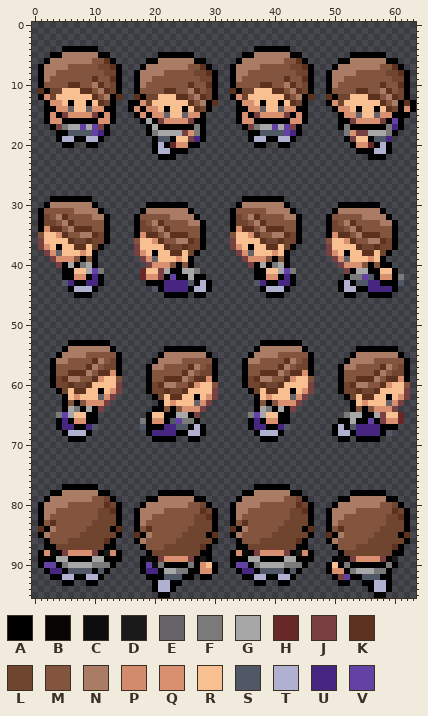
Two states of a sprite sheet, Graphics/Characters/boy_run.png. The picture above was drawn from the file before the commit.
The file is 128x192 pixels, drawn in blocks of 2x2; one block is one cell here. Pixels under 10% opacity are left out. Colours within 5 levels of each other are drawn and written as one.
Palette (. is transparent): A #000000  B #080404  C #0d0d0d  D #1a1a1a  E #686368  F #7a7a7a  G #a7a7a7  H #682828  J #784040  K #5c321e  L #6f4530  M #83553f  N #ab7c65  P #d28c6d  Q #d89070  R #f8c090  S #505868  T #b0b0d0  U #462681  V #6441a4
Pixels before (only the part around the change), first column x 0:
 0 ................................................................
 1 ................................................................
 2 ................................................................
 3 ................................................................
 4 .....AAAAAA..........................AAAAAA.....................
 5 ...AANNNNNNAA........AAAAAA........AANNNNNNAA........AAAAAA.....
 6 ..ANNNNNNNMMKA.....AANNNNNNAA.....ANNNNNNNMMKA.....AANNNNNNAA...
 7 .ANNNNMMMMMLLKA...ANNNNNNNMMKA...ANNNNMMMMMLLKA...ANNNNNNNMMKA..
 8 .ANNMMMMMMMMLLA..ANNNNMMMMMLLKA..ANNMMMMMMMMLLA..ANNNNMMMMMLLKA.
 9 .ANMMMMMMMKMMKA..ANNMMMMMMMMLLA..ANMMMMMMMKMMKA..ANNMMMMMMMMLLA.
10 .AMMMMKKMMNKMLA..ANMMMMMMMKMMKA..AMMMMKKMMNKMLA..ANMMMMMMMKMMKA.
11 .KALLRRRKKMNKLA..AMMMMKKMMNKMLA..KALLRRRKKMNKLA..AMMMMKKMMNKMLA.
12 .AQLRRRRRRKMNAK..KALLRRRKKMNKLA..AQLRRRRRRKMNAK..KALLRRRKKMNKLA.
13 ..AQQRARRARKLA..AAQLRRRRRRKMNAK...AQQRARRARKLA...AQLRRRRRRKMNAKA
14 ..AAQQERREQQAA..AQAQQRARRARKLA....AAQQERREQQAA....AQQRARRARKLAQA
15 ..AQAJQQQQJAQA...AQAQQERREQQA.....AQAJQQQQJAQA.....AQQERREQQAAA.
16 ..AQQAAAAAAQQA....AGAJQQQQJAA.....AQQAAAAAAQQA.....AAJQQQQJAVA..
17 ...AJFGGVGVJA......AGAAAAAAFA......AJFGGVGVJA......AFAAAAAAFUA..
18 ....AASSSSVUA......AFGGGGJQFA.......AASSSSVUA.......FQJJGGGFA...
19 ....ATTAATTA........ASSARRJUA.......ATTAATTA........AJRRASSU....
20 .....AA..AA.........ATAHQQAA.........AA..AA..........AQQHATA....
21 ....................ATTAAA............................AAATTA....
22 .....................AAA................................AAA.....
23 ................................................................
24 ................................................................
25 ................................................................
26 ................................................................
27 ................................................................
28 ................................................................
29 ...AAAAAAA.........................AAAAAAA......................
30 ..ANNNNNNNA........AAAAAAA........ANNNNNNNA........AAAAAAA......
31 .AMMMMMNNNNA......ANNNNNNNA......AMMMMMNNNNA......ANNNNNNNA.....
32 .ALMNKMMMMNNA....AMMMMMNNNNA.....ALMNKMMMMNNA....AMMMMMNNNNA....
33 .ALLMNKMMMMMA....ALMNKMMMMNNA....ALLMNKMMMMMA....ALMNKMMMMNNA...
34 .AQKKMNKKKMMA....ALLMNKMMMMMA....AQKKMNKKKMMA....ALLMNKMMMMMA...
35 .MRRQKMMNNKLA....AQKKMNKKKMMA....MRRQKMMNNKLA....AQKKMNKKKMMA...
36 .JRRRRKLLKLLA....MRRQKMMNNKLA....JRRRRKLLKLLA....MRRQKMMNNKLA...
37 .JQRARRKKRLA.....JRRRRKLLKLLA....JQRARRKKRLA.....JRRRRKLLKLLA...
38 ..JQERRRQRA......JQRARRKKRLA......JQERRRQRA......JQRARRKKRLA....
39 ...JQQQMAMA.......JQERRRQRA........JQQQMAMA.......JQERRRQRA.....
40 ....JAGAFGA........JQQQMAMA.........JAGAFGA........JQQQMAMAA....
41 .....AARRGVF......HRRJGAAGGF.........AARRGVF........JAGGAARRA...
42 .....AAQQAUA......HQQJAVAAGAA........AAQQAUA........AFFVSAQQAF..
43 .....SUAAUUA.......AAAUUUUSATA.......SUAAUUA.......ATASSUUAAAS..
44 ......ATTTA.........SAUUUUATTA........ATTTA........ATTAAUUUUA...
45 .......AAA............AAAA.AA..........AAA..........AA..AAAA....
46 ................................................................
47 ................................................................
48 ................................................................
49 ................................................................
50 ................................................................
51 ................................................................
52 ................................................................
53 ......AAAAAAA.........................AAAAAAA...................
54 .....ANNNNNNNA........AAAAAAA........ANNNNNNNA........AAAAAAA...
55 ....ANNNNMMMMMA......ANNNNNNNA......ANNNNMMMMMA......ANNNNNNNA..
56 ...ANNMMMMKNMLA.....ANNNNMMMMMA....ANNMMMMKNMLA.....ANNNNMMMMMA.
57 ...AMMMMMKNMLLA....ANNMMMMKNMLA....AMMMMMKNMLLA....ANNMMMMKNMLA.
58 ...AMMKKKNMKKQA....AMMMMMKNMLLA....AMMKKKNMKKQA....AMMMMMKNMLLA.
59 ...ALKNNMMKQRRM....AMMKKKNMKKQA....ALKNNMMKQRRM....AMMKKKNMKKQA.
60 ...ALLKLLKRRRRJ....ALKNNMMKQRRM....ALLKLLKRRRRJ....ALKNNMMKQRRM.
61 ....ALRKKRRARQJ....ALLKLLKRRRRJ.....ALRKKRRARQJ....ALLKLLKRRRRJ.
62 .....ARQRRREQJ......ALRKKRRARQJ......ARQRRREQJ......ALRKKRRARQJ.
63 .....AMAMQQQJ........ARQRRREQJ.......AMAMQQQJ........ARQRRREQJ..
64 .....AGFAGAJ........AAMAMQQQJ........AGFAGAJ.........AMAMQQQJ...
65 ....FVGRRAA........ARRAAGGAJ........FVGRRAA.........FGGAAGJRRH..
66 ....AUAQQAA.......FAQQASVFFA........AUAQQAA........AAGAAVAJQQH..
67 ....AUUAAUS.......SAAAUUSSATA.......AUUAAUS.......ATASUUUUAAA...
68 .....ATTTA.........AUUUUAATTA........ATTTA........ATTAUUUUAS....
69 ......AAA...........AAAA..AA..........AAA..........AA.AAAA......
70 ................................................................
71 ................................................................
72 ................................................................
73 ................................................................
74 ................................................................
75 ................................................................
76 ................................................................
77 .....AAAAAA..........................AAAAAA.....................
78 ...AANNNNNNAA........AAAAAA........AANNNNNNAA........AAAAAA.....
79 ..ANNNNNNNMMLA.....AANNNNNNAA.....ANNNNNNNMMLA.....AANNNNNNAA...
80 .ANNNNMMMMMMKLA...ANNNNNNNMMLA...ANNNNMMMMMMKLA...ANNNNNNNMMLA..
81 .ANNMMMMMMMLLKA..ANNNNMMMMMMKLA..ANNMMMMMMMLLKA..ANNNNMMMMMMKLA.
82 .ANMMMMMMMMLLLA..ANNMMMMMMMLLKA..ANMMMMMMMMLLLA..ANNMMMMMMMLLKA.
83 .AMKMMMMMMLLLLA..ANMMMMMMMMLLLA..AMKMMMMMMLLLLA..ANMMMMMMMMLLLA.
84 .KANMMMMMLLLLAK..AMKMMMMMMLLLLA..KANMMMMMLLLLAK..AMKMMMMMMLLLLA.
85 .ANMMMMMLLLLLLA..KANMMMMMLLLLAK..ANMMMMMLLLLLLA..KANMMMMMLLLLAK.
86 ..AMMMLLLLLLKA...ANMMMMMLLLLLLA...AMMMLLLLLLKA...ANMMMMMLLLLLLA.
87 ..AALLLLLLLLAA....AMMMLLLLLLKA....AALLLLLLLLAA....AMMMLLLLLLKA..
88 .AQCBJQQQQJADPA....ALLLLLLLLAA...AQCBJQQQQJADPA....ALLLLLLLLAA..
89 .AAAGGAAAAGGAAA...ACBJQQQQJADA...AAAGGAAAAGGAAA...ACBJQQQQJAD...
90 .AVVAFGGGGFFFA....AVCFAAAAFAQRA..AVVAFGGGGFFFA...ARAFAAAAAAFA...
91 ..AUUASSSSASA.....AUUAGGFFAAQQA...AUUASSSSASA....AQQAFGGGFFA....
92 ...AATTAATTA.......AAASSSAA.AA.....AATTAATTA......AJVAASSSAA....
93 .....AA..AA.........ATTAA............AA..AA........AA..AATTA....
94 ....................ATTA................................ATTA....
95 .....................AA..................................AA.....
Now the later version:
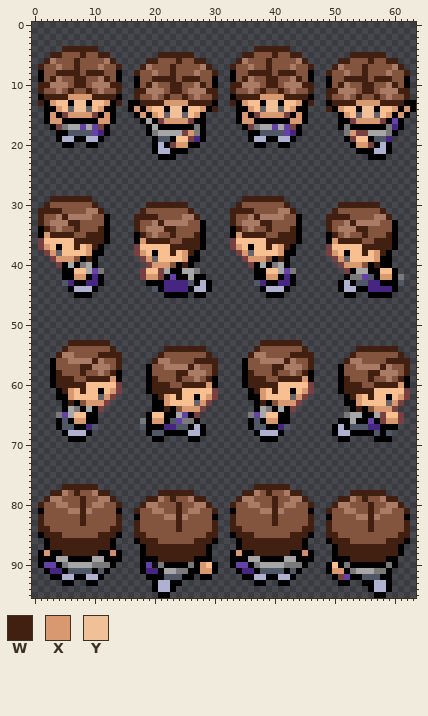
Colours new in this view: W #412011  X #d89870  Y #f0c098
From the commit log: Updated run sprite, started work on outfit system
From old to new:
Changed rows in their new state; - is an unchanged pixel.
first column x 1:
 4 ----WWWWWW--------------------------WWWWWW--------------------
 5 --WWMMMWMMWW--------WWWWWW--------WWMMMWMMWW--------WWWWWW----
 6 -W-MMMWMM--NW-----WWMMMWMMWW-----W-MMMWMM--NW-----WWMMMWMMWW--
 7 WMM-M-W---NMMW---W-MMMWMM--NW---WMM-M-W---NMMW---W-MMMWMM--NW-
 8 -MMWWWW-WWWMM---WMM-M-W---NMMW---MMWWWW-WWWMM---WMM-M-W---NMMW
 9 -MWN--WW-MNWM----MMWWWW-WWWMM----MWN--WW-MNWM----MMWWWW-WWWMM-
10 WWNNNMWW--NNWW---MWN--WW-MNWM---WWNNNMWW--NNWW---MWN--WW-MNWM-
11 WMMNMWMMW--MMW--WWNNNMWW--NNWW--WMMNMWMMW--MMW--WWNNNMWW--NNWW
12 -WWWWXXXXWWWWA--WMMNMWMMW--MMW---WWWWXXXXWWWWA--WMMNMWMMW--MMW
13 W-XR--YY--RX-W---WWWWXXXXWWWWA--W-XR--YY--RX-W---WWWWXXXXWWWWA
14 ---XR-YY-RX-----X-XR--YY--RX-W-----XR-YY-RX-----W-XR--YY--RX-X
15 --X--XXXX--X-----X-XR-YY-RX-------X--XXXX--X-------XR-YY-RX-X-
16 --XX------XX---------XXXX---------XX------XX---------XXXX-----
18 -------------------------X--------------------------X---------
20 ----------------------JXX----------------------------XXJ------
first column x 1:
29 --WWWWWWW-------------------------WWWWWWW------------------
30 -WMMMMMMMW--------WWWWWWW--------WMMMMMMMW--------WWWWWWW--
31 WWWW--MM--W------WMMMMMMMW------WWWW--MM--W------WMMMMMMMW-
32 WM--WNNNNMM-----WWWW--MM--W-----WM--WNNNNMM-----WWWW--MM--W
33 WMNN-WW---------WM--WNNNNMM-----WMNN-WW---------WM--WNNNNMM
34 -WMN-MWMM-W-----WMNN-WW----------WMN-MWMM-W-----WMNN-WW----
35 AXWWWW-MWWW------WMN-MWMM-W-----AXWWWW-MWWW------WMN-MWMM-W
36 -----RWWWWW-----AXWWWW-MWWW----------RWWWWW-----AXWWWW-MWWW
37 -X----WRXW-----------RWWWWW------X----WRXW-----------RWWWWW
38 --X----RX-A------X----WRXW--------X----RX-A------X----WRXW-
39 ---XXX--W---------X----RX-A--------XXX--W---------X----RX-A
40 -------------------XXX--W--------------------------XXX--W--
41 -----------------J-----------------------------------------
42 ------XX---------JXX------------------XX-----------------XX
first column x 4:
53 --WWWWWWW-------------------------WWWWWWW------------------
54 -WMMMMMMMW--------WWWWWWW--------WMMMMMMMW--------WWWWWWW--
55 W--MM--WWWW------WMMMMMMMW------W--MM--WWWW------WMMMMMMMW-
56 MMNNNNW--MW-----W--MM--WWWW-----MMNNNNW--MW-----W--MM--WWWW
57 ----WW-NNMW-----MMNNNNW--MW---------WW-NNMW-----MMNNNNW--MW
58 W-MMWM-NMW----------WW-NNMW-----W-MMWM-NMW----------WW-NNMW
59 WWWM-WWWWXA-----W-MMWM-NMW------WWWM-WWWWXA-----W-MMWM-NMW-
60 WWWWWR----------WWWM-WWWWXA-----WWWWWR----------WWWM-WWWWXA
61 -WXRW----X------WWWWWR-----------WXRW----X------WWWWWR-----
62 A-XR----X--------WXRW----X------A-XR----X--------WXRW----X-
63 --W--XXX--------A-XR----X---------W--XXX--------A-XR----X--
64 ------------------W--XXX--------------------------W--XXX---
65 ---------------------V-----------------------------------J-
66 -S-XX-----------XX---------------S-XX------------------XXJ-
67 -SS------------------------------SS---------------SS-------
68 ----------------SSAA------------------------------AAAS-----
69 ------------------..------------------------------...-AA---
first column x 1:
77 ----WWWWWW--------------------------WWWWWW--------------------
78 --WW-MWMM-WW--------WWWWWW--------WW-MWMM-WW--------WWWWWW----
79 -W--MMMWM-NNW-----WW-MWMM-WW-----W--MMMWM-NNW-----WW-MWMM-WW--
80 WMM----W-NNMMW---W--MMMWM-NNW---WMM----W-NNMMW---W--MMMWM-NNW-
81 -MM--NNWN-MMM---WMM----W-NNMMW---MM--NNWN-MMM---WMM----W-NNMMW
82 WM-----W--MMMW---MM--NNWN-MMM---WM-----W--MMMW---MM--NNWN-MMM-
83 W-M----W-MMMMW--WM-----W--MMMW--W-M----W-MMMMW--WM-----W--MMMW
84 WWM-----MMMMWW--W-M----W-MMMMW--WWM-----MMMMWW--W-M----W-MMMMW
85 -WWW---MMMWWW---WWM-----MMMMWW---WWW---MMMWWW---WWM-----MMMMWW
86 --WWWWWWWWWW-----WWW---MMMWWW-----WWWWWWWWWW-----WWW---MMMWWW-
87 --WWWWWWWWWW------WWWWWWWWWW------WWWWWWWWWW------WWWWWWWWWW--
88 -XAAWWWWWW-A-----AWWWWWWWWWW-----XAAWWWWWW-A-----AWWWWWWWWWW--
89 ------------------AAWWWWWW-A----------------------AAWWWWWW-A--
90 ---------------------------X----------------------------------
91 ---------------------------XX--------------------XX-----------
